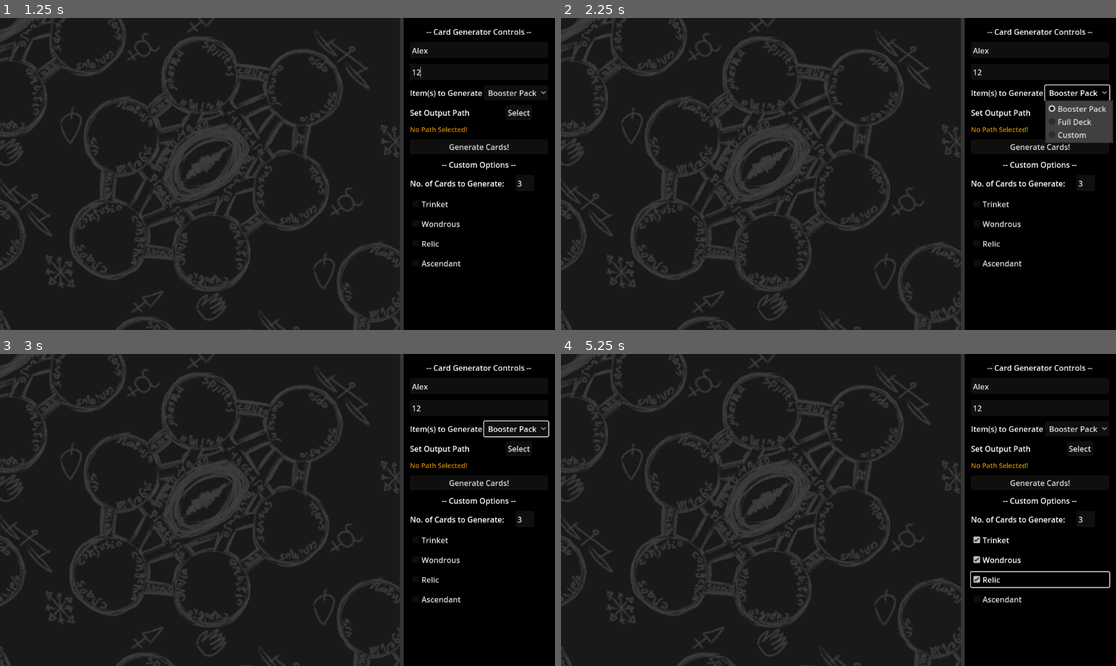
Above: before the commit, frames 1-4 (two rows, left to right).
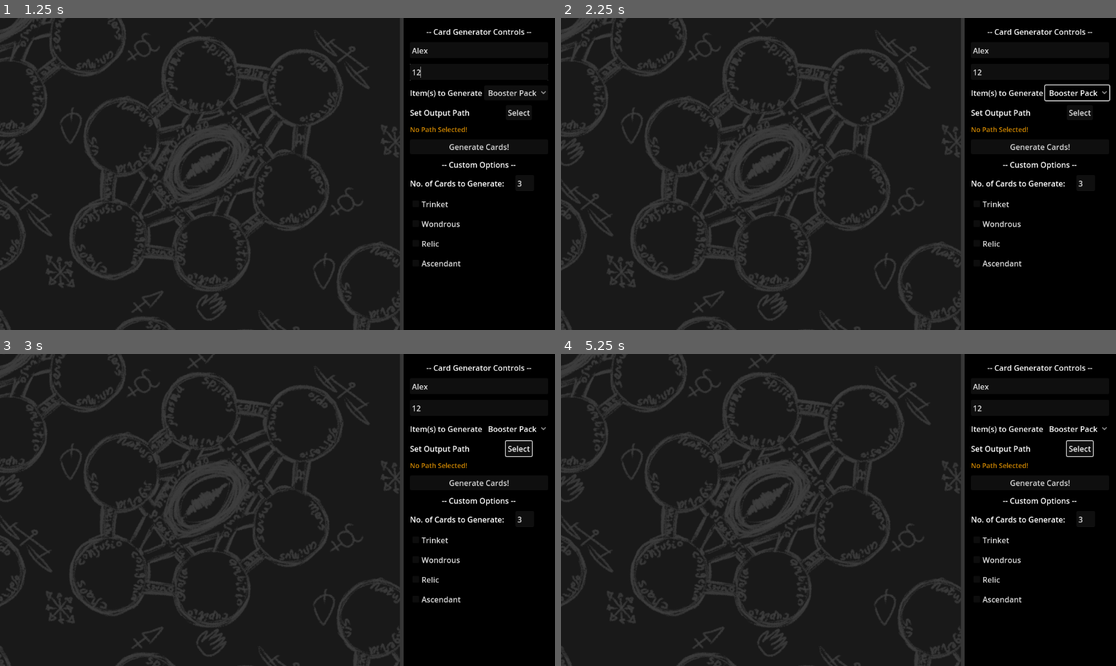
Above: after the commit, the same moments.

Repository: Blue-Kobold/Masters-of-Mana
Game: Godot game, scene res://main_screen.tscn
Two runs of this game, one before a commit and one after it. Both use one fixed random seed, a clock stepped at 60 frames per second and the inputs below.
Inputs (mouse positions are in pixels of both pictures, inside the frame that each line leads up to):
- Up to frame 1 (1.25 s): click (477, 49) at 0.52 s; type "Alex" at 0.6 s; click (477, 71) at 0.75 s; type "12" at 0.83 s
- Up to frame 2 (2.25 s): click "Generate Cards!" at 1.25 s; click "Booster Pack" at 2 s
- Up to frame 3 (3 s): click "Select" at 2.75 s
- Up to frame 4 (5.25 s): click "Trinket" at 3.5 s; click "Wondrous" at 4.25 s; click "Relic" at 5 s

Frame 1 is identical in both runs. In frame 2, 1.7% of the frame differs, in the area x 87-100%, y 26-41%; in frame 3, 0.2%; in frame 4, 0.5%.
Error before the commit: Attempt to call function 'AddBackCard' in base 'null instance' on a null instance. (res://DeckPackager.gd:149)
Error after the commit: Attempt to call function 'store_string' in base 'null instance' on a null instance. (res://DeckPackager.gd:192)

Commit message:
Edited script to use Singletons

Diff:
--- a/deckPackager.gd
+++ b/deckPackager.gd
@@ -58,7 +58,6 @@
 
 # Called when the node enters the scene tree for the first time.
 func _ready():
-	imgcon = $ImageConstructor
 	exampleGrid = $TextureRect
 	#CreateDeck(number_of_cards_to_gen)
 	pass # Replace with function body.
@@ -84,7 +83,7 @@
 		_dir = DirAccess.make_dir_absolute(preDir + "/" + deckName)
 	_dir = preDir + "/" + deckName
 
-	var CardBackURL = imgcon.AddBackCard(_dir)
+	var CardBackURL = ImageConstructor.AddBackCard(_dir)
 
 	var GeneratedCards = Roller.generate_card(cardCount)
 
@@ -101,7 +100,7 @@
 		i.merge({"dir":_dir})
 		i.merge({"deck Name":deckName})
 		i.merge({"cardSet":CardIDSet})
-		i.merge({"URL":await imgcon.GenerateSingle(i)})
+		i.merge({"URL":await ImageConstructor.GenerateSingle(i)})
 
 		cardInstance["Nickname"] = str(i["Rarity"] + " " + i["Card Type"])
 		cardInstance["Description"] = str(i["Primary Affinity"]) + " " + str(i["Secondary Affinity"])
@@ -128,7 +127,7 @@
 
 	var outputFile = FileAccess.open((_dir + "//CardGrid.json"),FileAccess.WRITE)
 
-	imgcon.cardForge.queue_free()
+	ImageConstructor.cardForge.queue_free()
 
 	outputFile.store_string(JSON.stringify(DeckDictionary,"   "))
 
@@ -146,7 +145,7 @@
 		_dir = DirAccess.make_dir_absolute(preDir + "/" + deckName)
 	_dir = preDir + "/" + deckName
 
-	var CardBackURL = imgcon.AddBackCard(_dir)
+	var CardBackURL = ImageConstructor.AddBackCard(_dir)
 
 	var collectionofObjects = []
 	var cardInstance = {}
@@ -161,12 +160,12 @@
 		i.merge({"dir":_dir})
 		i.merge({"deck Name":deckName})
 		i.merge({"cardSet":CardIDSet})
-		i.merge({"URL":await imgcon.GenerateSingle(i)})
+		i.merge({"URL":await ImageConstructor.GenerateSingle(i)})
 
 		cardInstance["Nickname"] = str(i["Rarity"] + " " + i["Card Type"])
 		cardInstance["Description"] = str(i["Primary Affinity"]) + " " + str(i["Secondary Affinity"])
 
-		var cardNumber = i["cardSet"]+index
+		var cardNumber = int(i["cardSet"])+index
 
 		cardInstance["CustomDeck"].merge({cardNumber:{}})
 		cardInstance["CustomDeck"][cardNumber].merge({"FaceURL":i["URL"]})
@@ -188,7 +187,7 @@
 
 	var outputFile = FileAccess.open((_dir + "//CardGrid.json"),FileAccess.WRITE)
 
-	imgcon.cardForge.queue_free()
+	ImageConstructor.cardForge.queue_free()
 
 	outputFile.store_string(JSON.stringify(DeckDictionary,"   "))
 
